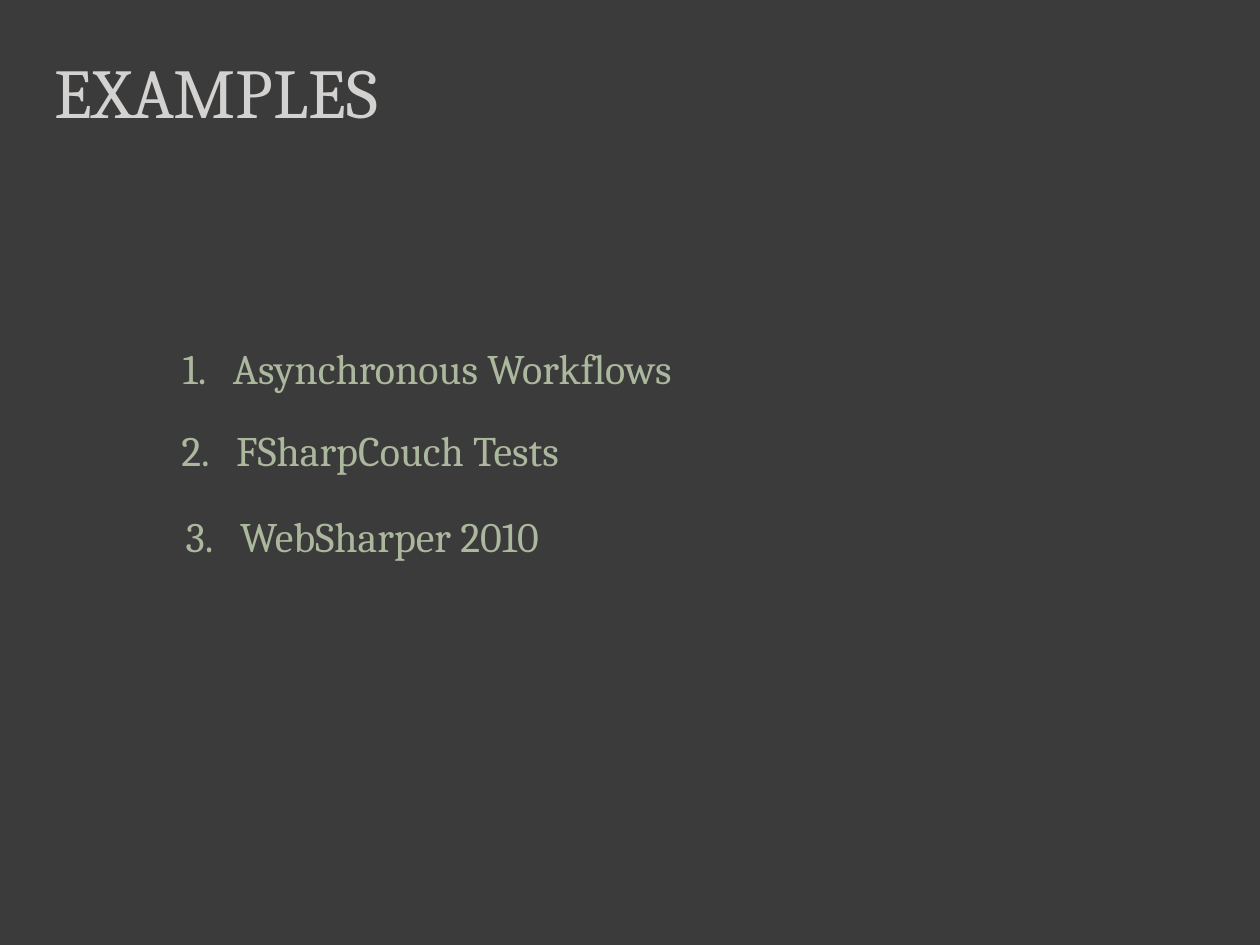
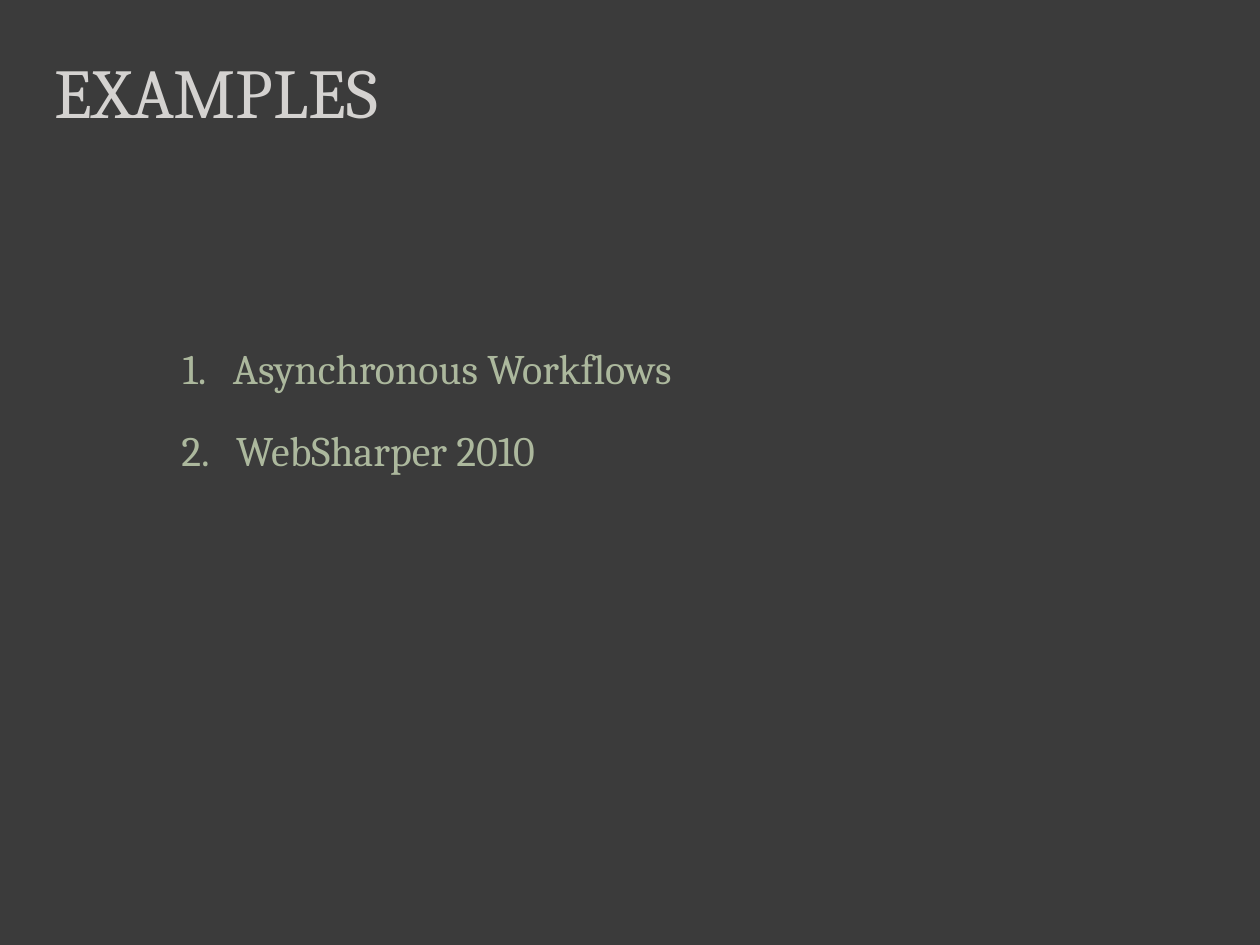
Before and after one commit to dmohl/FSharpPresentationExamples, a slide deck: slide 9 of 5 Best Practices for F# Development.pptx. Drawn at 1260x945 pixels with LibreOffice and Linux fonts; fonts in the diff are those of the drawing. Boxes give left, top, right and bottom in pixels: in the first picture for what was removed or moved away, otherwise in the second. Text is boxed around its words. In the diff, an @@ line names an element or a change of style, - is before the commit and + after.

```diff
--- a/5 Best Practices for F# Development.pptx
+++ b/5 Best Practices for F# Development.pptx
@@ text at [181,437,534,475]: text changed @@
-2. FSharpCouch Tests
+2. WebSharper 2010
@@ text removed at [186,523,538,561] @@
-3. WebSharper 2010
```
Also in this commit, not shown: 1 other slide changed, 56 other files.
